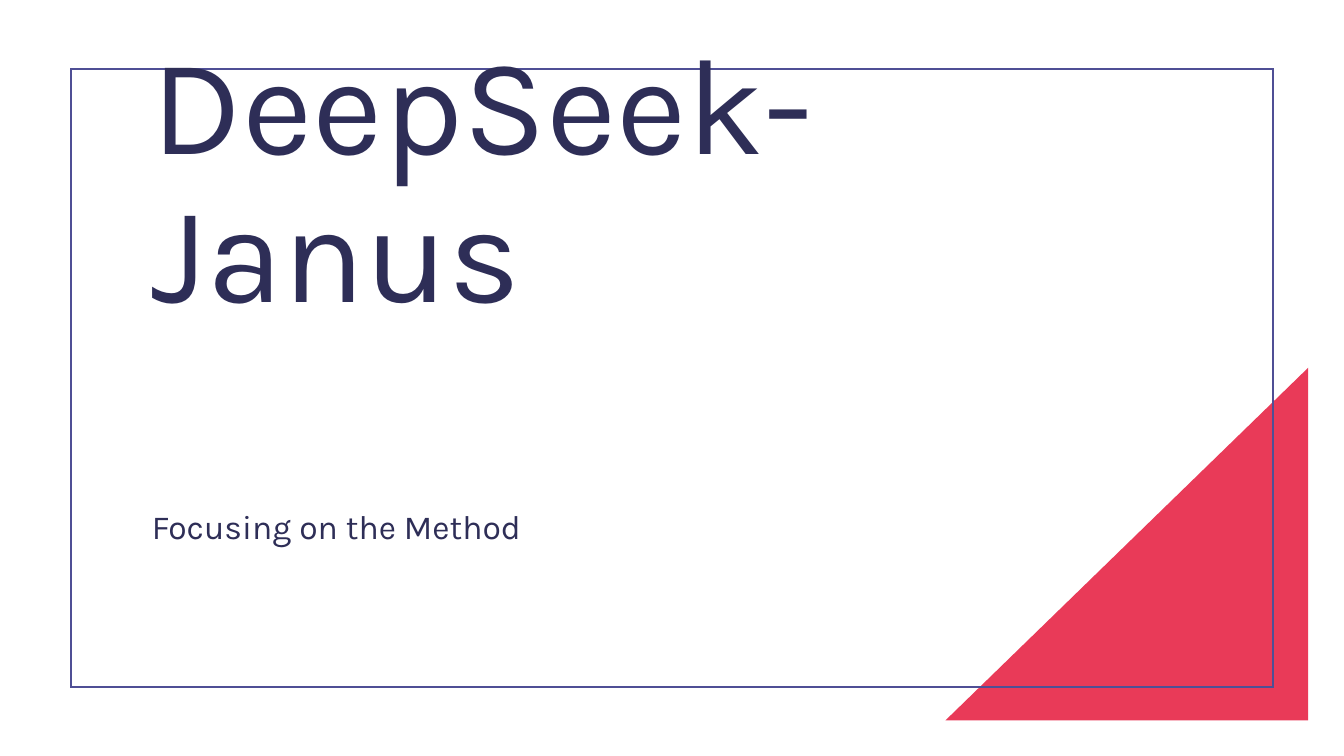
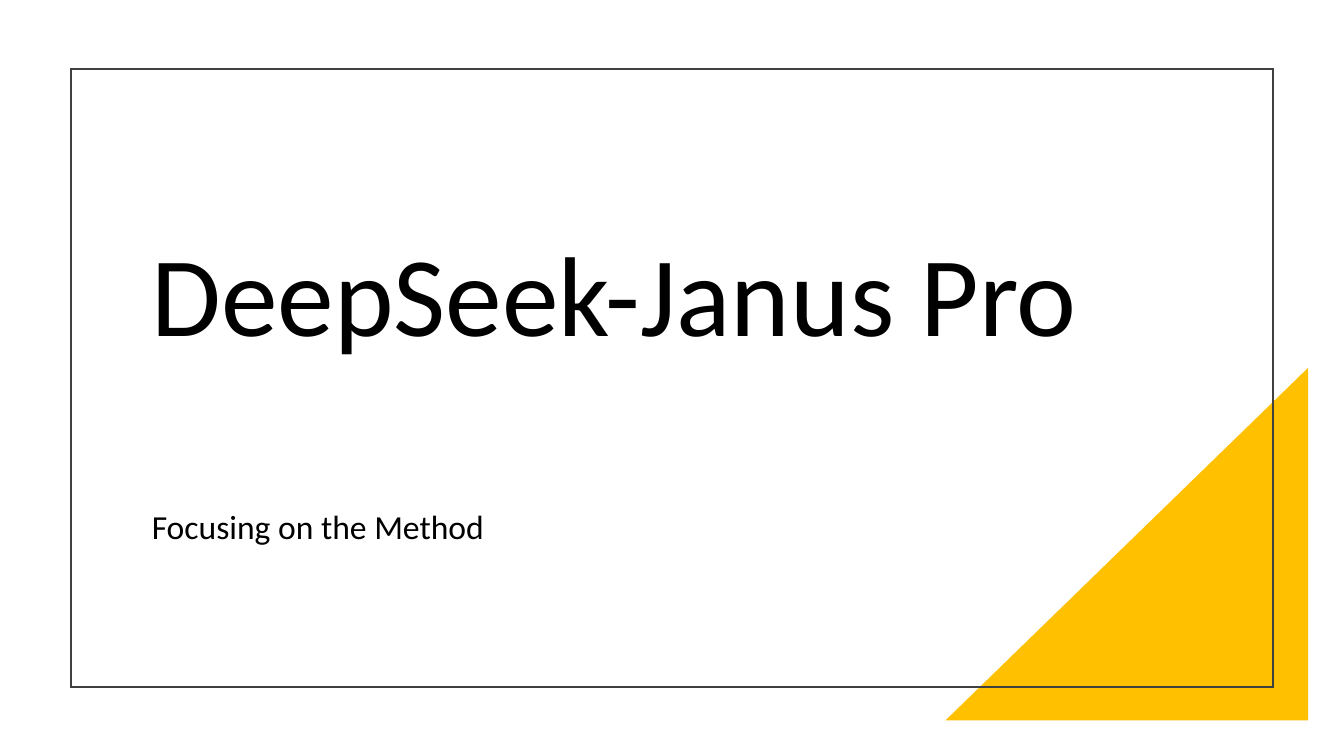
Before and after one commit to gggg8657/study, a slide deck: slide 16 of Studying must go on/Presentation1.pptx (slide 1 before the commit). Drawn at 1344x756 pixels with LibreOffice and Linux fonts; fonts in the diff are those of the drawing. Boxes give left, top, right and bottom in pixels: in the first picture for what was removed or moved away, otherwise in the second. Text is boxed around its words. In the diff, an @@ line names an element or a change of style, - is before the commit and + after.

```diff
--- a/Studying must go on/Presentation1.pptx
+++ b/Studying must go on/Presentation1.pptx
@@ rectangle at (71, 69, 1273, 687): outline #4F4F95 1.5 pt to #404040 1.5 pt @@
@@ title at (152, 257, 1077, 355): text changed; size 98 to 81 pt; font Karla to Calibri; text colour #2E2E57 to #000000 @@
-DeepSeek-Janus
+DeepSeek-Janus Pro
@@ right triangle at (946, 368, 1309, 721): fill #E93A58 to #FFC000 @@
@@ subtitle "Focusing on the Method" at (152, 515, 483, 545): font Karla to Calibri, text colour #2E2E57 to #000000 @@
```
Also in this commit, not shown: 4 other slides changed, 13 slides added, 2 slides removed, 1 other file.
